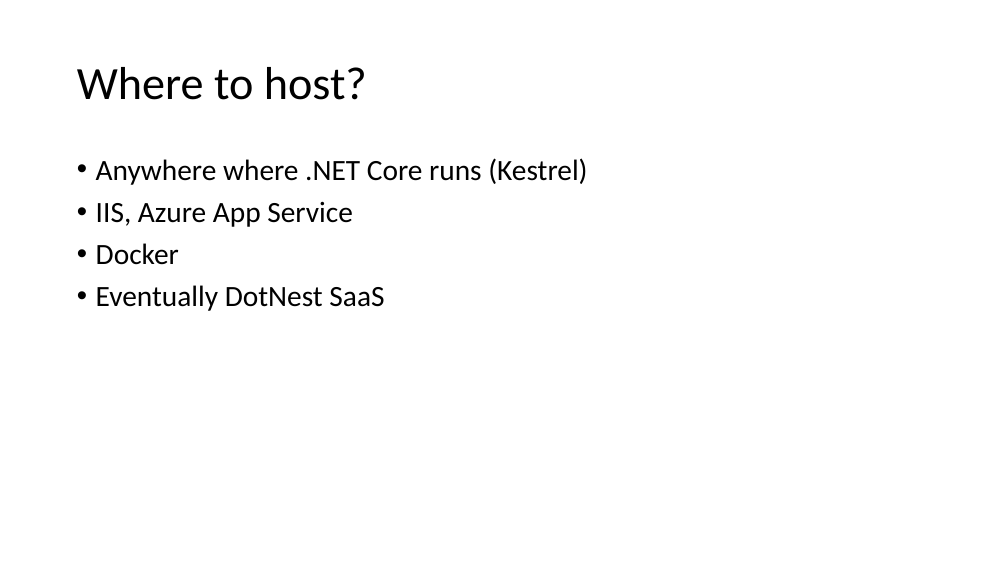
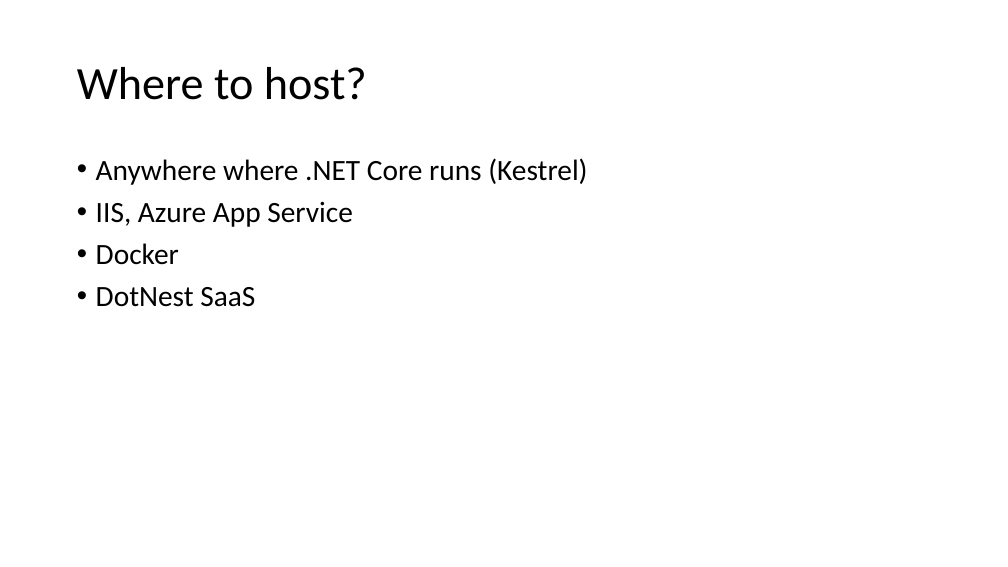
Before and after one commit to Lombiq/Orchard-Ambassadors-Toolbox, a slide deck: slide 12 of IntroductoryTalkTemplate/Orchard Core CMS introductory talk.pptx. Drawn at 1008x567 pixels with LibreOffice and Linux fonts; fonts in the diff are those of the drawing. Boxes give left, top, right and bottom in pixels: in the first picture for what was removed or moved away, otherwise in the second. Text is boxed around its words. In the diff, an @@ line names an element or a change of style, - is before the commit and + after.

Commit message:
Talk: updating numbers, showcase websites, DotNest mention

```diff
--- a/IntroductoryTalkTemplate/Orchard Core CMS introductory talk.pptx
+++ b/IntroductoryTalkTemplate/Orchard Core CMS introductory talk.pptx
@@ text at [96, 287, 255, 307]: text changed @@
-• Eventually DotNest SaaS
+• DotNest SaaS
```
Also in this commit, not shown: 2 other slides changed.
